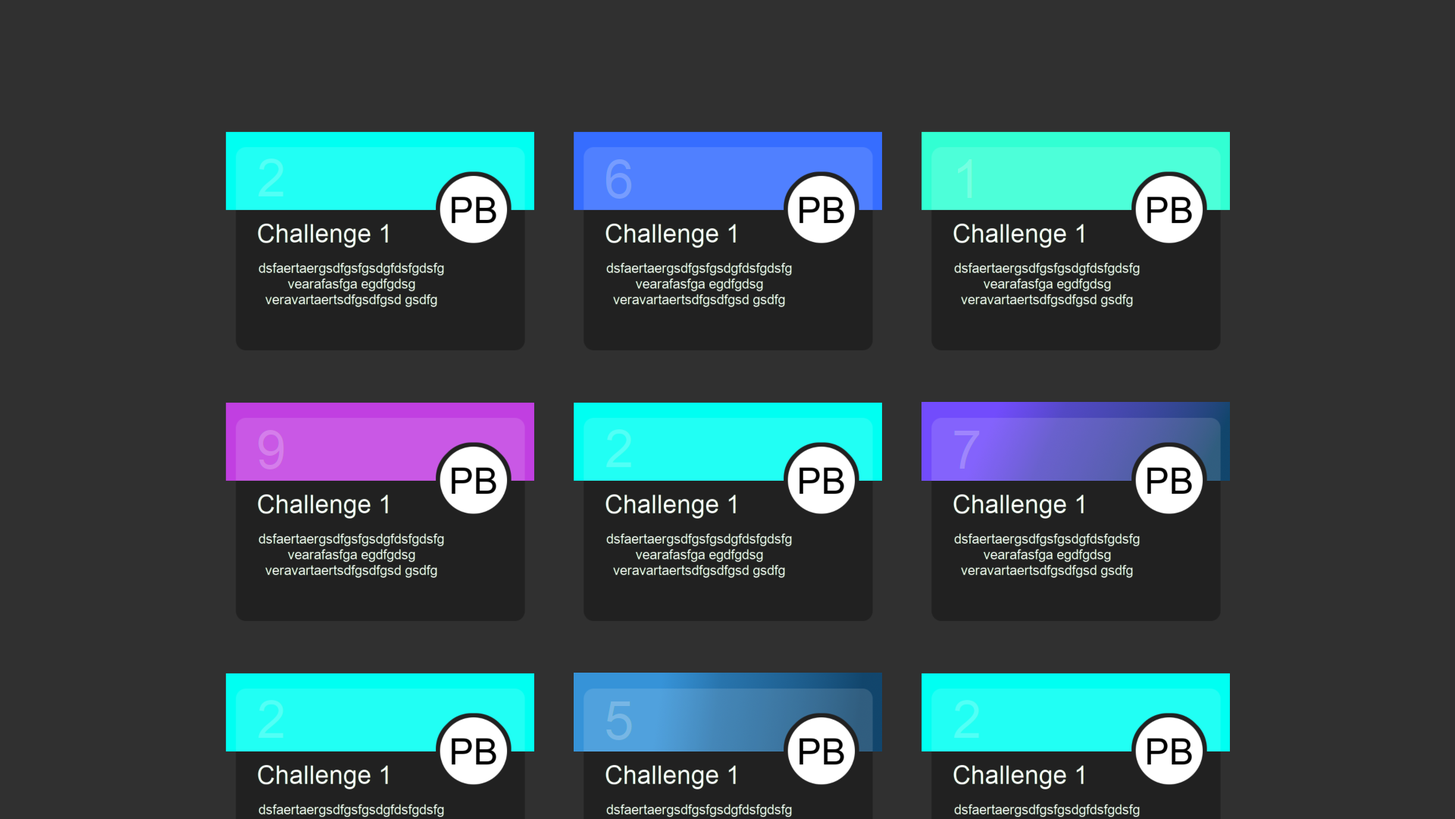
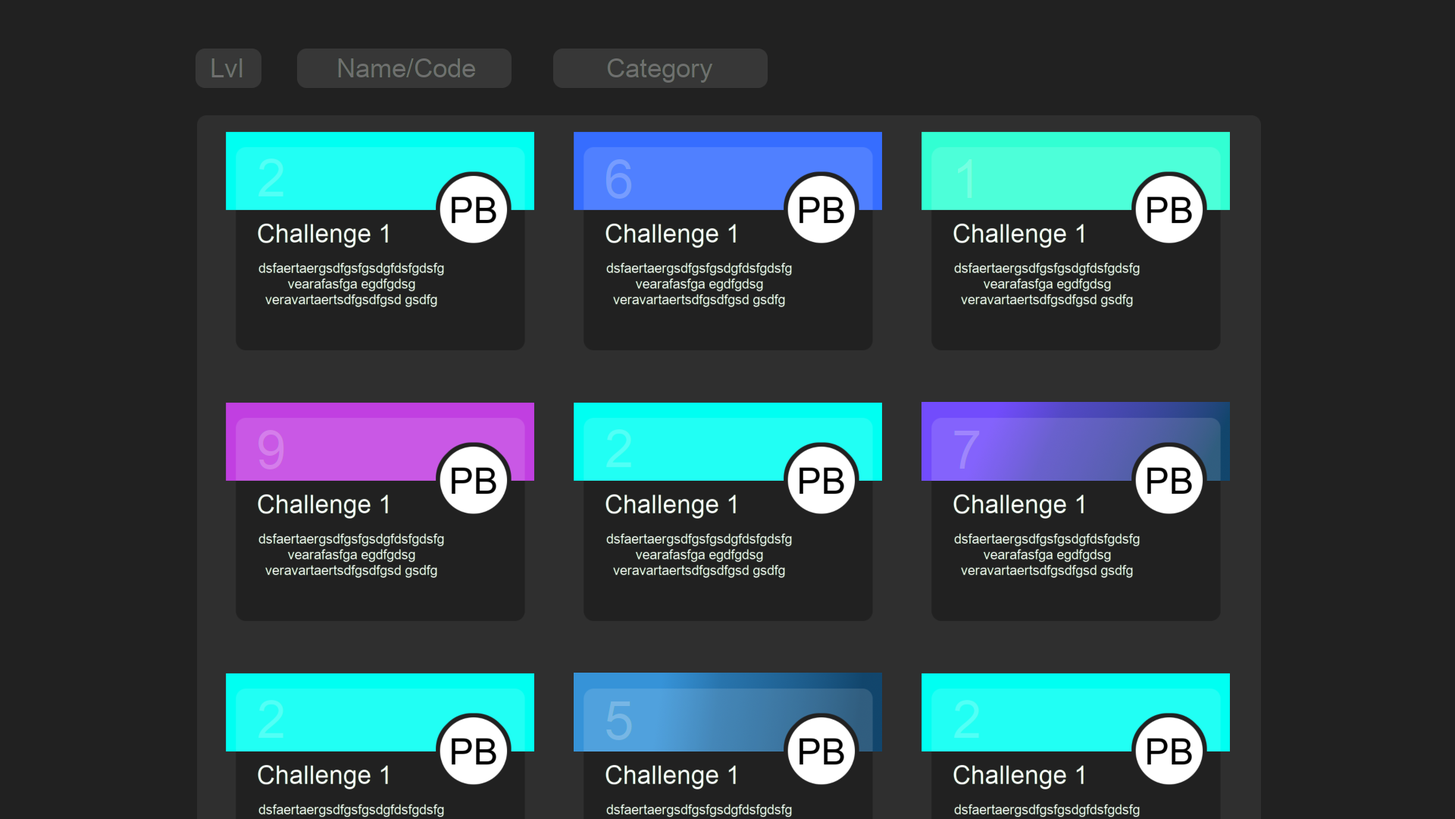
Layers edited between the first and the second 1455x819 image:
added group "Search" with 9 layers above "Reihe1" over [195, 48, 768, 88]
added group "Level" with 2 layers in group "Search" over [195, 48, 262, 88]
added layer "Level #1" (28%) in group "Level" over [211, 58, 243, 78]
added layer "Input #1" (10%) in group "Level" over [195, 48, 262, 88]
added group "Name" with 2 layers in group "Search" over [297, 48, 512, 88]
added layer "Name/Code" (28%) in group "Name" over [338, 58, 477, 78]
added layer "Input" (10%) in group "Name" over [297, 48, 512, 88]
added group "Category #2" with 2 layers in group "Search" over [553, 48, 768, 88]
added layer "Category" (28%) in group "Category #2" over [607, 58, 714, 83]
renamed "Layer #1" to "Input #2", showed it, opacity 100% → 10%, moved it into group "Category #2", painted on it over [553, 48, 768, 88]
added layer "Layer" above "Background" over [197, 115, 1262, 124]
painted on "Background" over [0, 0, 1455, 819]
